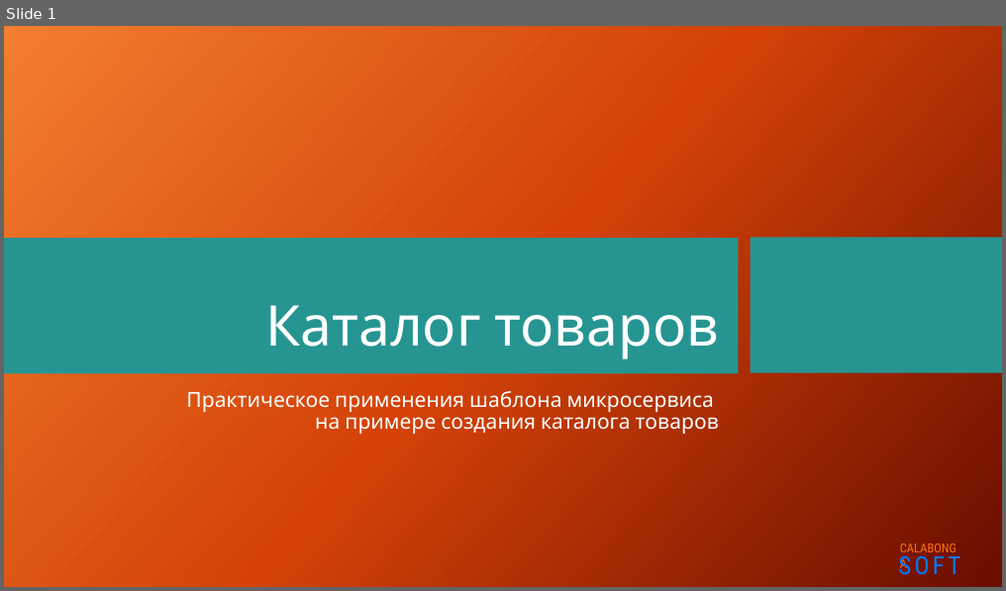
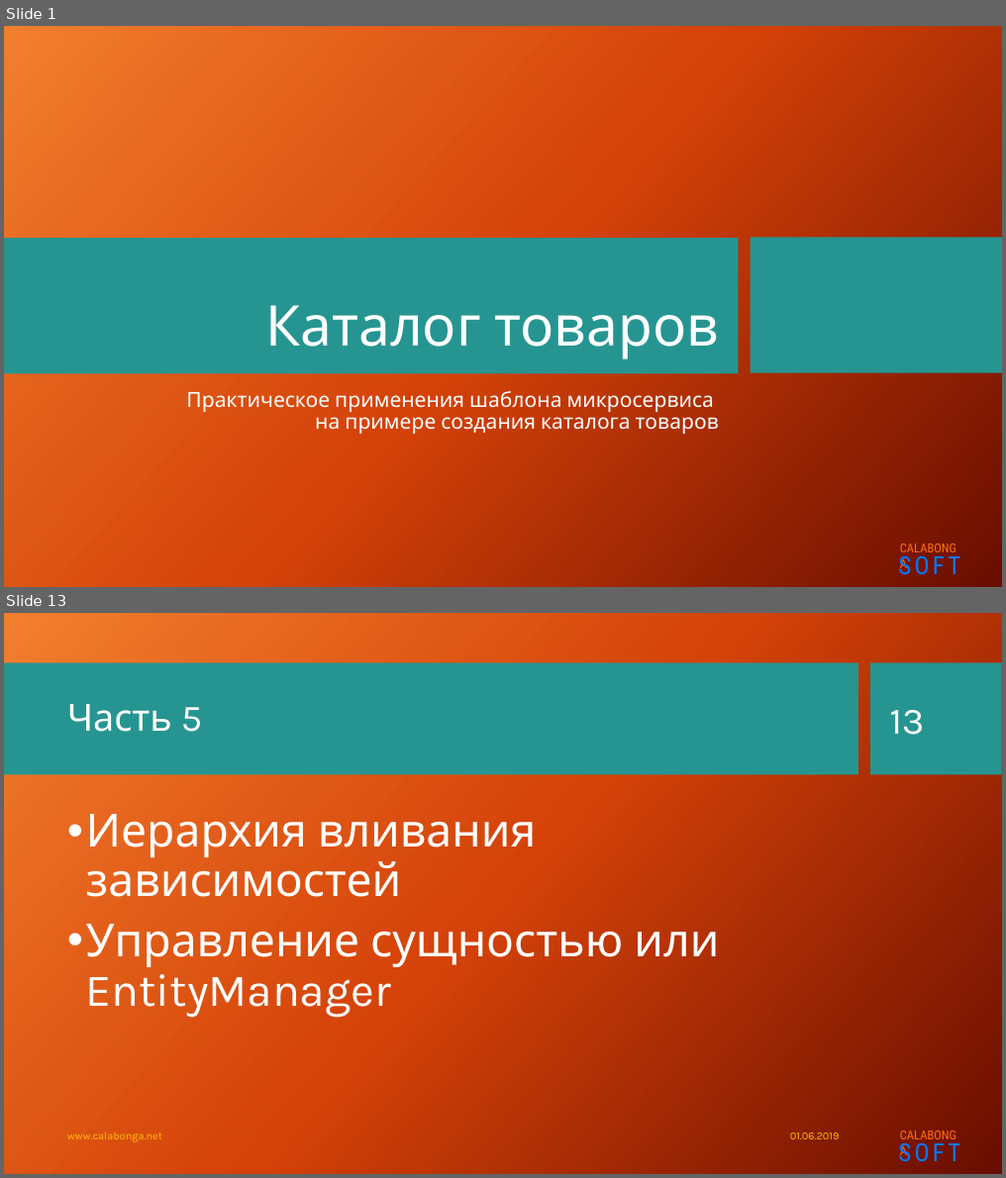
Before and after one commit to Calabonga/Calabonga.Catalog, a slide deck: Presentation/Calabonga.Catalog.pptx. Shown one above the other, each under a label of ours: slide 1 before the commit, slides 1 and 13 after it; the slides between them are not shown. The pictures are 1006x591 and 1006x1178 pixels, drawn with LibreOffice and Linux fonts; fonts in the diff are those of the drawing; background and template pictures are left out. Boxes give left, top, right and bottom in pixels: in the first picture for what was removed or moved away, otherwise in the second. Text is boxed around its words. In the diff, an @@ line names an element or a change of style, - is before the commit and + after.

```diff
--- a/Presentation/Calabonga.Catalog.pptx
+++ b/Presentation/Calabonga.Catalog.pptx
@@ slide 13 added at bbox=[4, 613, 1002, 1174], background picture (left out); not listed: 2 template elements that a slide beside it also shows @@
@@ rectangle added at bbox=[4, 663, 858, 775], fill #269592 @@
@@ rectangle added at bbox=[871, 663, 1002, 775], fill #269592 @@
@@ title added at bbox=[67, 704, 202, 732], 36 pt, text #FFFFFF @@
+Часть 5
@@ page number added at bbox=[890, 710, 925, 735], 36 pt, text #FFFFFF @@
+13
@@ text added at bbox=[86, 814, 719, 1016], 44 pt, text #FFFFFF @@
+• Иерархия вливания зависимостей
+• Управление сущностью или EntityManager
@@ text added at bbox=[67, 1132, 162, 1143], 10.5 pt, text #FFC000 @@
+www.calabonga.net
@@ text added at bbox=[790, 1133, 840, 1140], 10.5 pt, text #FFC000 @@
+01.06.2019
```
Also in this commit, not shown: 11 slides changed, 3 other slides added, 1 other file.
